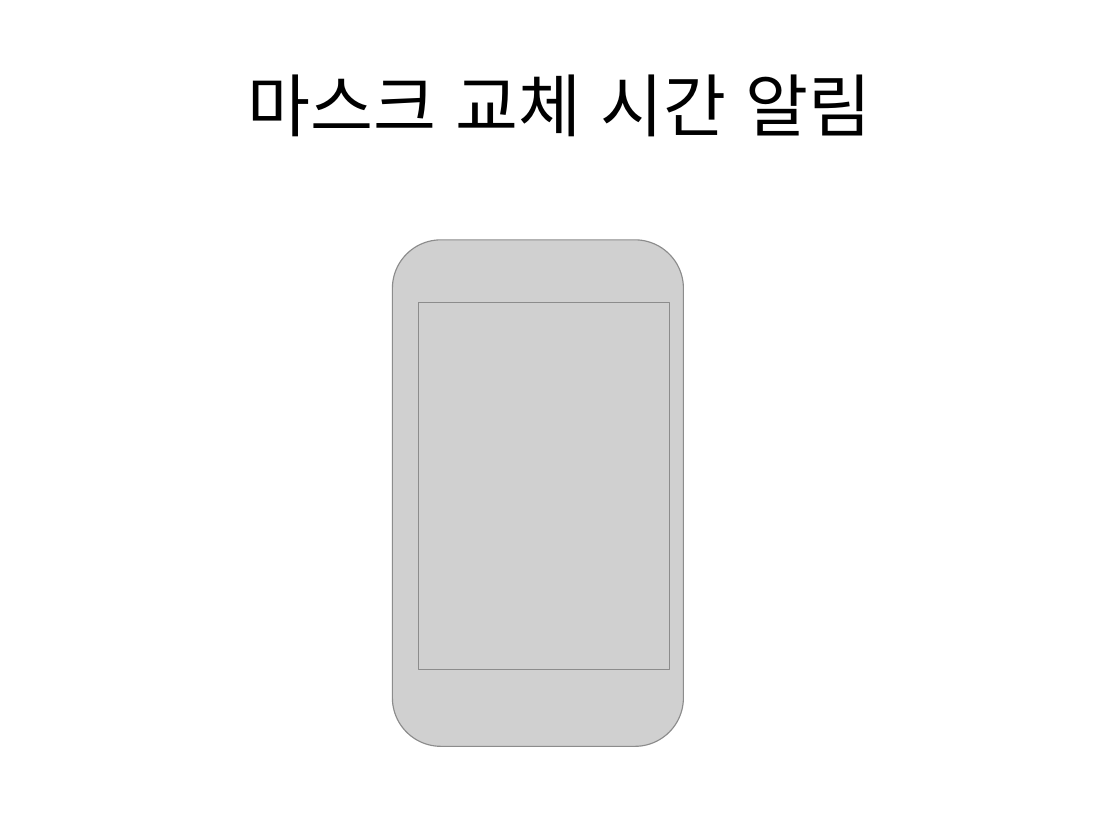
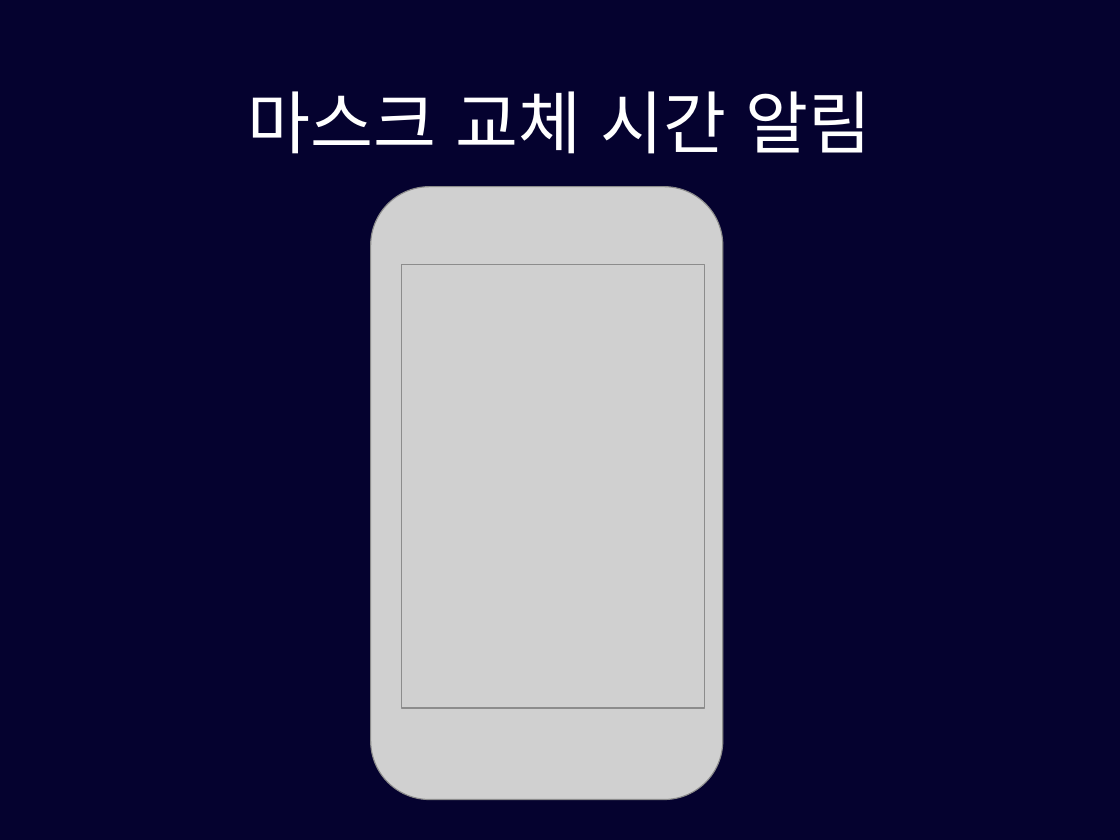
Before and after one commit to pasongsj/ideatone, a slide deck: slide 6 of ideatoneppt.pptx. Drawn at 1120x840 pixels with LibreOffice and Linux fonts; fonts in the diff are those of the drawing; grey boxes stand for pictures. Boxes give left, top, right and bottom in pixels: in the first picture for what was removed or moved away, otherwise in the second. Text is boxed around its words. In the diff, an @@ line names an element or a change of style, - is before the commit and + after.

```diff
--- a/ideatoneppt.pptx
+++ b/ideatoneppt.pptx
@@ background #FFFFFF to #05022F @@
@@ title "마스크 교체 시간 알림": place and size @@
-title "마스크 교체 시간 알림" at box(248, 74, 872, 137)
+title "마스크 교체 시간 알림" at box(248, 91, 872, 154)
@@ title "마스크 교체 시간 알림" at box(248, 91, 872, 154): text colour #000000 to #FFFFFF; line spacing 1 to 0.9 @@
@@ picture: place and size @@
-picture at box(392, 240, 683, 746)
+picture at box(371, 187, 722, 800)
@@ picture: place and size @@
-picture at box(419, 302, 670, 669)
+picture at box(401, 264, 704, 708)
```
Also in this commit, not shown: 17 other slides changed, 2 slides added, 3 slides removed, 1 other file.
